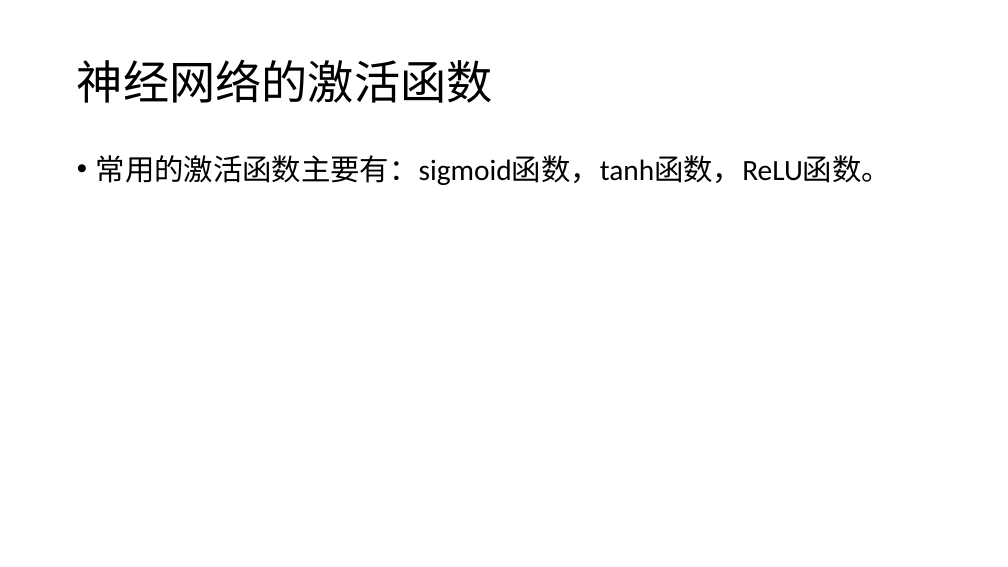
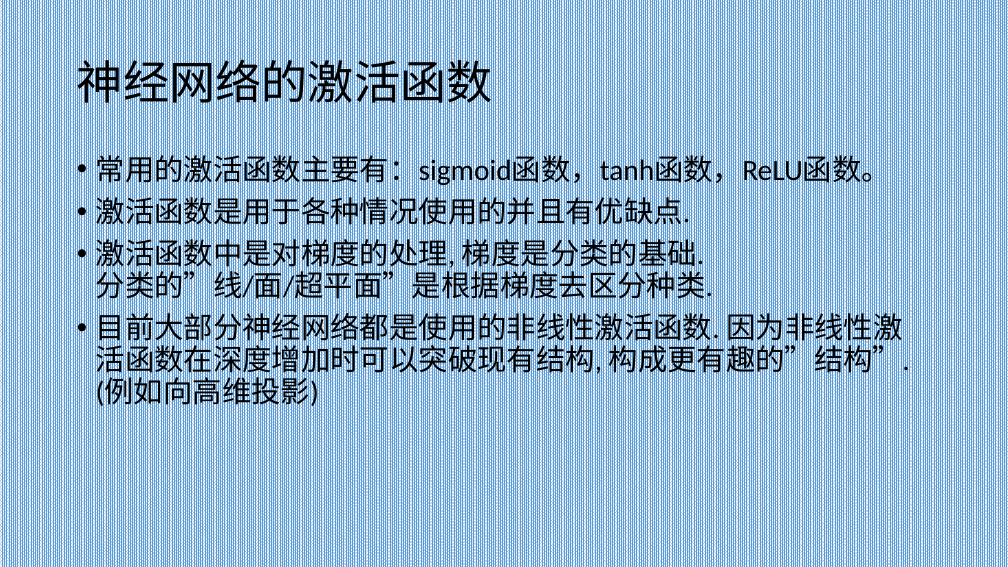
Before and after one commit to hexiaoweiff8/NumRecognition, a slide deck: slide 5 of Assets/神经网络手写数字识别.pptx (slide 4 before the commit). Drawn at 1008x567 pixels with LibreOffice and Linux fonts; fonts in the diff are those of the drawing. Boxes give left, top, right and bottom in pixels: in the first picture for what was removed or moved away, otherwise in the second. Text is boxed around its words. In the diff, an @@ line names an element or a change of style, - is before the commit and + after.

Commit message:
PPT 调整结构, 数据标准化, 已完成

```diff
--- a/Assets/神经网络手写数字识别.pptx
+++ b/Assets/神经网络手写数字识别.pptx
@@ background #FFFFFF to pattern #5B9BD5 on #FFFFFF @@
@@ text at (96,192,910,409): paragraphs added @@
+• 激活函数是用于各种情况使用的并且有优缺点.
+• 激活函数中是对梯度的处理, 梯度是分类的基础. 分类的”线/面/超平面”是根据梯度去区分种类.
+• 目前大部分神经网络都是使用的非线性激活函数. 因为非线性激活函数在深度增加时可以突破现有结构, 构成更有趣的”结构”.(例如向高维投影)
```
Also in this commit, not shown: 4 other slides changed, 5 slides added, 2 other files.
